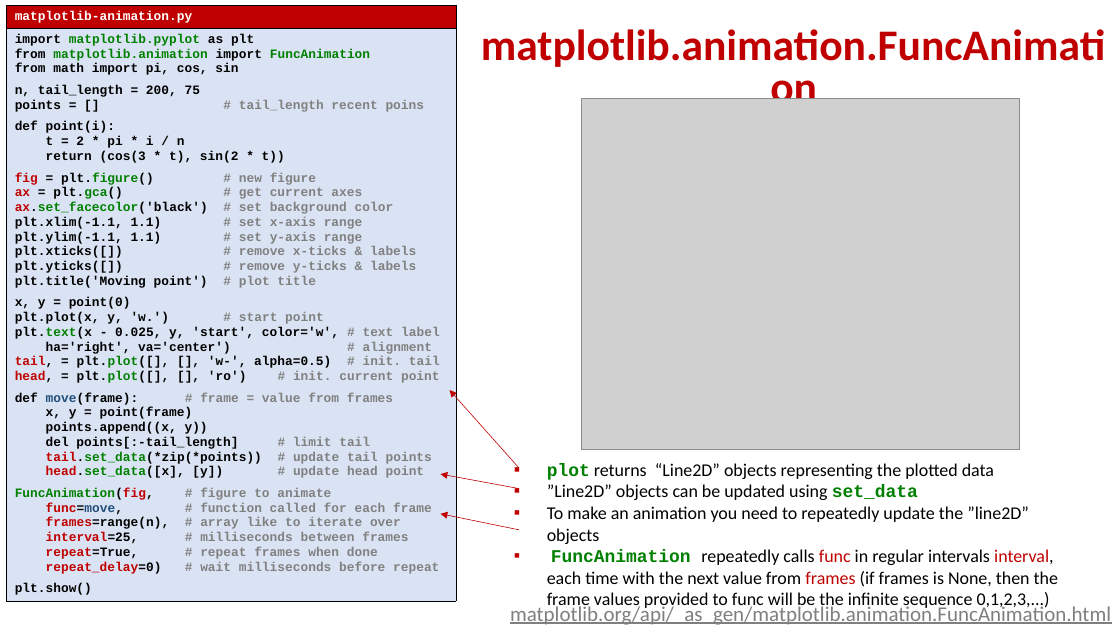
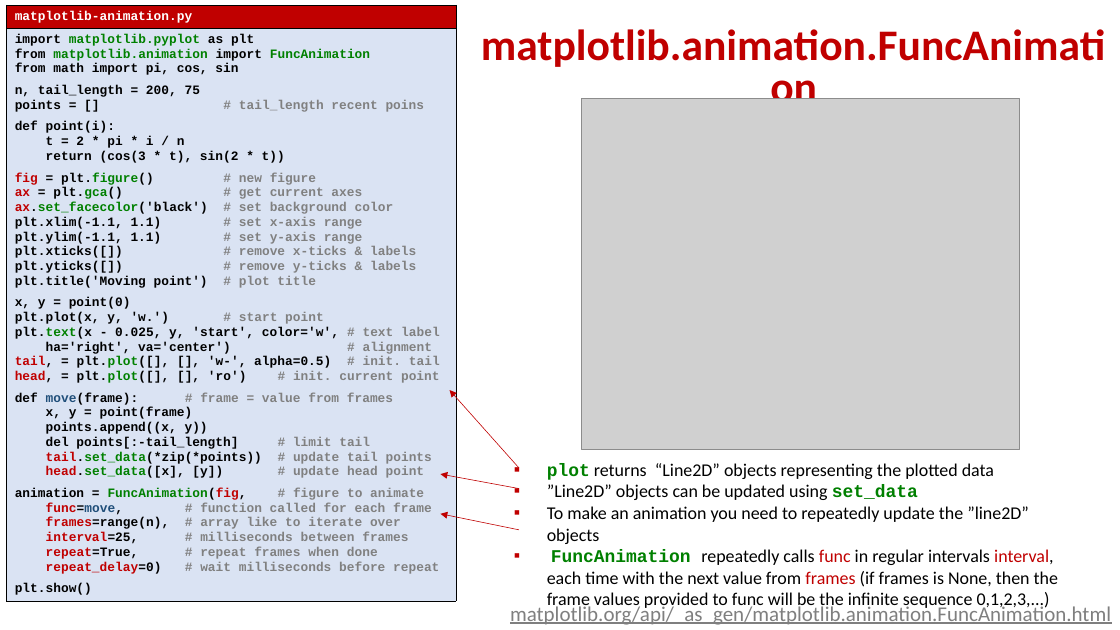
Before and after one commit to gsbrodal/gsbrodal.github.io, a slide deck: slide 18 of ipsa/slides/optimization.pptx. Drawn at 1120x630 pixels with LibreOffice and Linux fonts; fonts in the diff are those of the drawing; grey boxes stand for pictures. Boxes give left, top, right and bottom in pixels: in the first picture for what was removed or moved away, otherwise in the second. Text is boxed around its words. In the diff, an @@ line names an element or a change of style, - is before the commit and + after.

```diff
--- a/ipsa/slides/optimization.pptx
+++ b/ipsa/slides/optimization.pptx
@@ table at [7,5,456,625] @@
-row 2, column 1: import matplotlib.pyplot as plt / from matplotlib.animation import FuncAnimation from math import pi, cos, sin / n, tail_length = 200, 75 / points = [] # tail_length recent poins / def point(i): / t = 2 * pi * i / n / return (cos(3 * t), sin(2 * t)) / fig = plt.figure() # new figure / ax = plt.gca() # get current axes / ax.set_facecolor('black') # set background color / plt.xlim(-1.1, 1.1) # set x-axis range / plt.ylim(-1.1, 1.1) # set y-axis range / plt.xticks([]) # remove x-ticks & labels / plt.yticks([]) # remove y-ticks & labels / plt.title('Moving point') # plot title / x, y = point(0) / plt.plot(x, y, 'w.') # start point / plt.text(x - 0.025, y, 'start', color='w', # text label / ha='right', va='center') # alignment / tail, = plt.plot([], [], 'w-', alpha=0.5) # init. tail / head, = plt.plot([], [], 'ro') # init. current point / def move(frame): # frame = value from frames / x, y = point(frame) / points.append((x, y)) / del points[:-tail_length] # limit tail / tail.set_data(*zip(*points)) # update tail points / head.set_data([x], [y]) # update head point / FuncAnimation(fig, # figure to animate func=move, # function called for each frame frames=range(n), # array like to iterate over interval=25, # milliseconds between frames repeat=True, # repeat frames when done repeat_delay=0) # wait milliseconds before repeat / plt.show()
+row 2, column 1: import matplotlib.pyplot as plt / from matplotlib.animation import FuncAnimation from math import pi, cos, sin / n, tail_length = 200, 75 / points = [] # tail_length recent poins / def point(i): / t = 2 * pi * i / n / return (cos(3 * t), sin(2 * t)) / fig = plt.figure() # new figure / ax = plt.gca() # get current axes / ax.set_facecolor('black') # set background color / plt.xlim(-1.1, 1.1) # set x-axis range / plt.ylim(-1.1, 1.1) # set y-axis range / plt.xticks([]) # remove x-ticks & labels / plt.yticks([]) # remove y-ticks & labels / plt.title('Moving point') # plot title / x, y = point(0) / plt.plot(x, y, 'w.') # start point / plt.text(x - 0.025, y, 'start', color='w', # text label / ha='right', va='center') # alignment / tail, = plt.plot([], [], 'w-', alpha=0.5) # init. tail / head, = plt.plot([], [], 'ro') # init. current point / def move(frame): # frame = value from frames / x, y = point(frame) / points.append((x, y)) / del points[:-tail_length] # limit tail / tail.set_data(*zip(*points)) # update tail points / head.set_data([x], [y]) # update head point / animation = FuncAnimation(fig, # figure to animate func=move, # function called for each frame frames=range(n), # array like to iterate over interval=25, # milliseconds between frames repeat=True, # repeat frames when done repeat_delay=0) # wait milliseconds before repeat / plt.show()
```
Also in this commit, not shown: 3 other slides changed, 5 other files.
